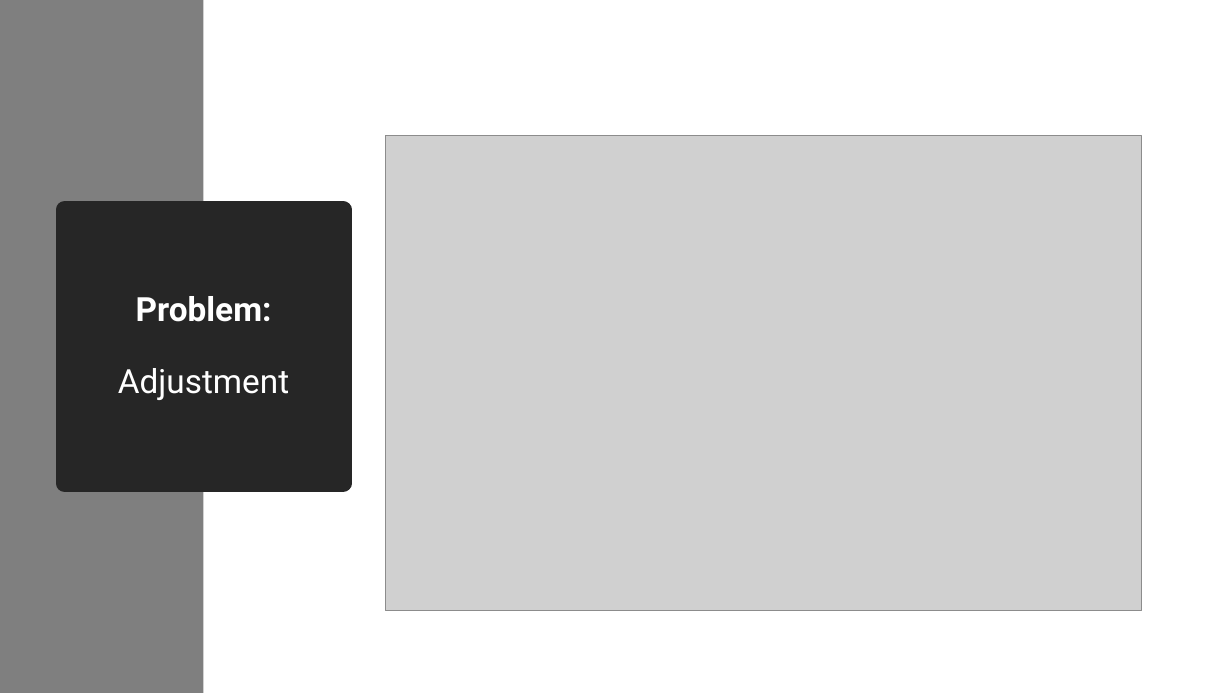
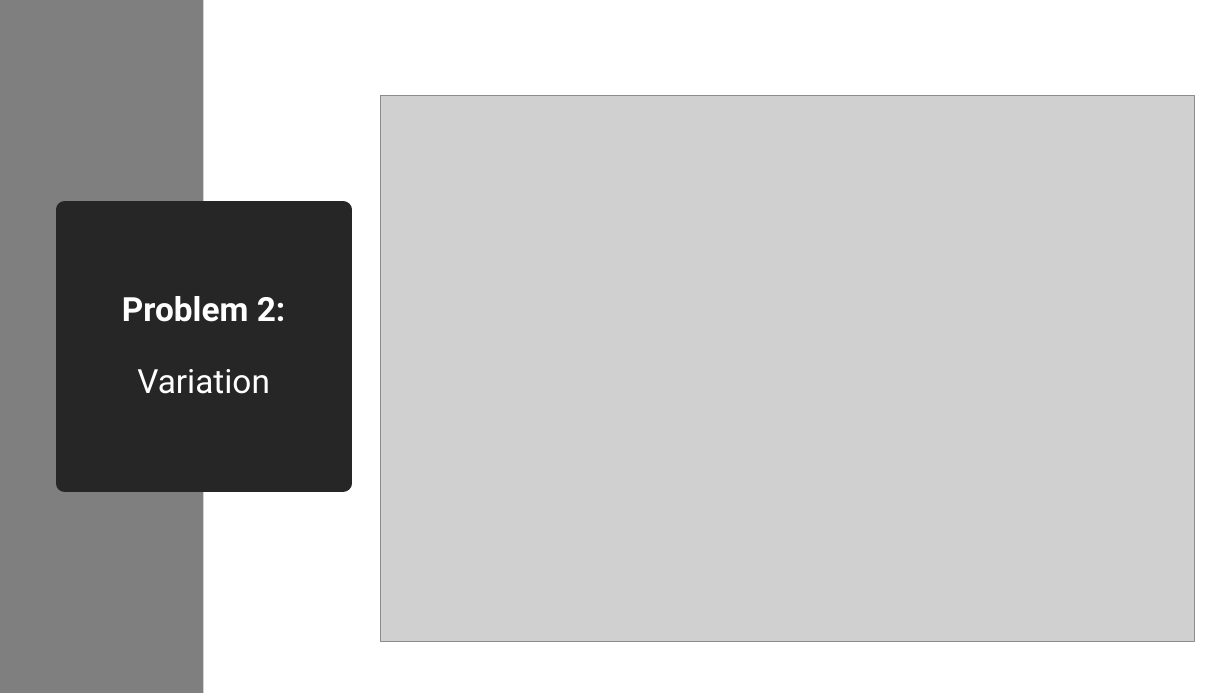
Before and after one commit to EmmaDirk/MachineLearning-BCA, a slide deck: slide 8 of Presentations/Presentation_1_12_workshop.pptx (slide 9 before the commit). Drawn at 1232x693 pixels with LibreOffice and Linux fonts; fonts in the diff are those of the drawing; grey boxes stand for pictures. Boxes give left, top, right and bottom in pixels: in the first picture for what was removed or moved away, otherwise in the second. Text is boxed around its words. In the diff, an @@ line names an element or a change of style, - is before the commit and + after.

```diff
--- a/Presentations/Presentation_1_12_workshop.pptx
+++ b/Presentations/Presentation_1_12_workshop.pptx
@@ picture: place and size @@
-picture at (385,136,1142,611)
+picture at (380,96,1194,642)
@@ title at (122,296,286,394): text changed; bold on @@
-Problem:
-Adjustment
+Problem 2:
+Variation
```
Also in this commit, not shown: 6 other slides changed, 5 slides added, 4 slides removed, 13 other files.
